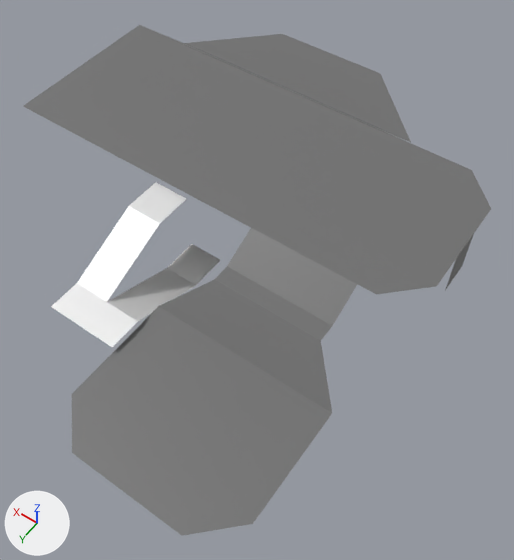
Renders of the FBX model Assets/Meshes/Environment/ModularKits/Encounter_001/Rooves/Encounter_001_Roof_007.fbx from each side of a commit.
Before and after are seen from a 50 mm lens placed at (-127.7, -30.2, 56.7), pointed at (-99.8, -69.3, -4.8). The axes (+X, +Y, +Z) are drawn at lower left. The lights are the same throughout. Where no turn or scale is listed for an object, it has been applied to the vertices.

Objects in the first picture: 'Encounter_001_Roof_007'.
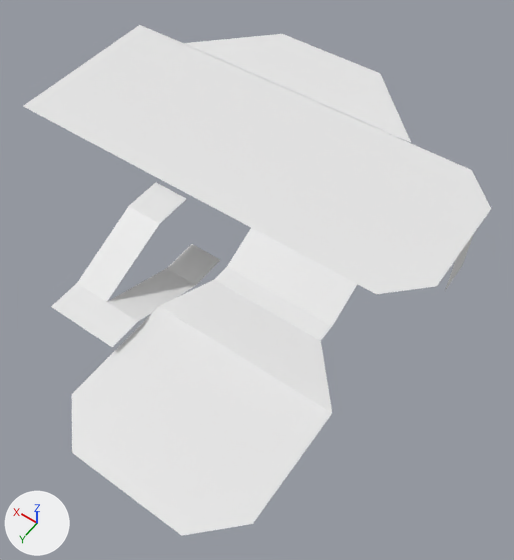
Changed parts and their boxes [x1, y1, x2, y2] in the pictures (514 x 560 px):
part 1 of me_encounter_001_roof_007, recoloured (grey to white)
    both: [23, 25, 491, 536]

What the commit changed:
me_encounter_001_roof_007 has 67 vertices, 41 faces and spans x -42.0..8.0, y -55.0..9.0, z 3.4..11.0.
me_encounter_001_roof_007 is used by ob_encounter_001_roof_007; location (-76.0, -51.0, -6.0).
me_encounter_001_roof_007 no longer uses material mat_material_032 (white #e7e7e7).
me_encounter_001_roof_007 part 1: all 35 faces that had it switch from mat_material_033 (grey #707070) to no material.
